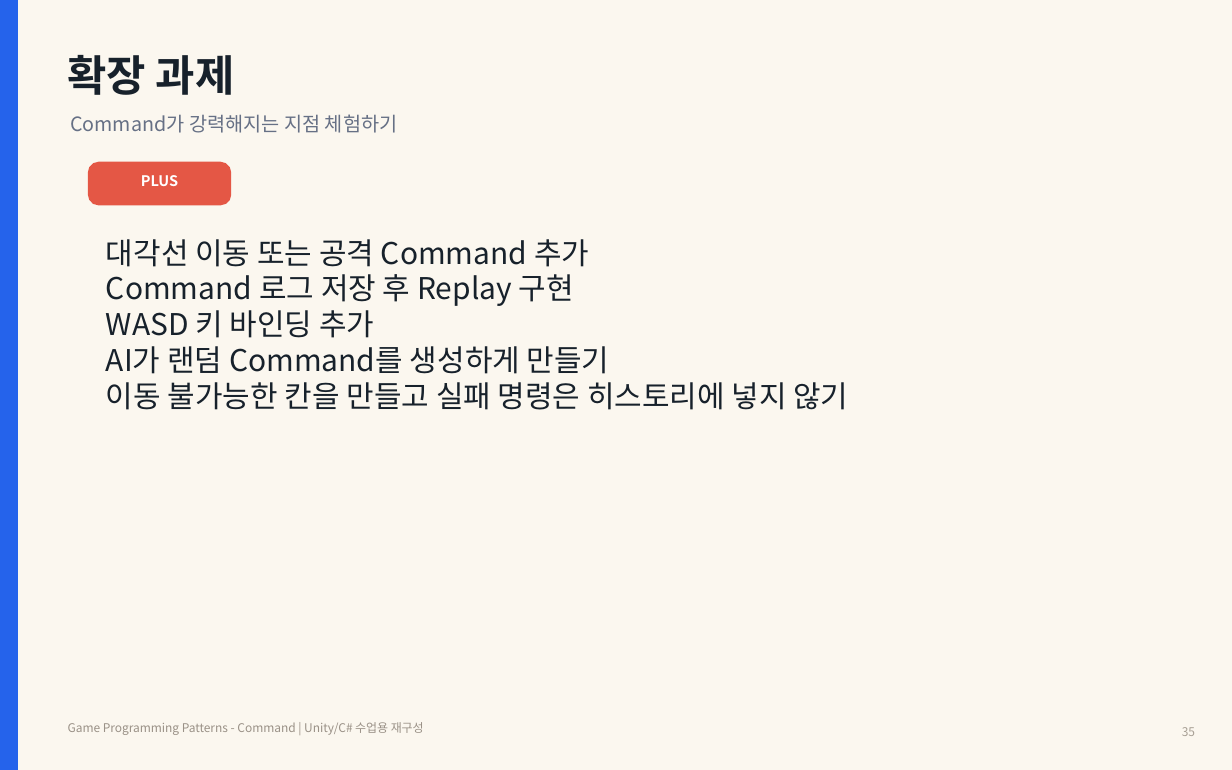
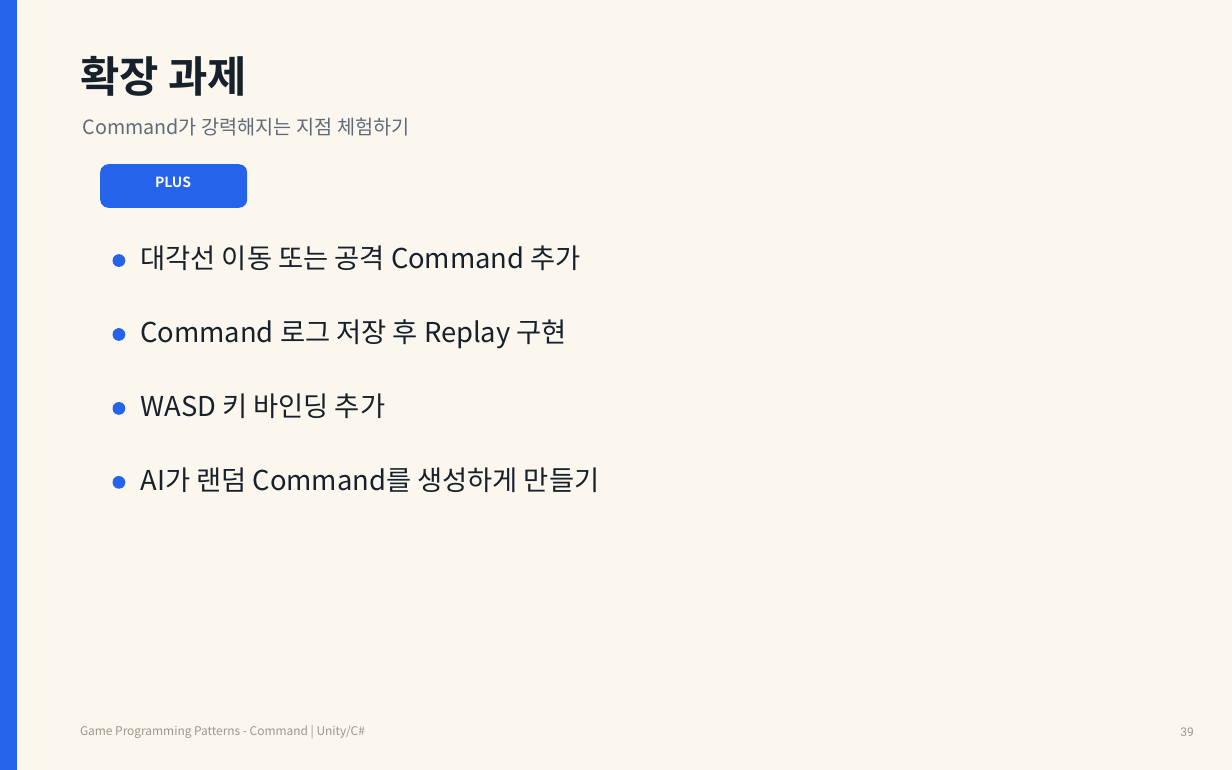
Before and after one commit to Meerkat-GMD/unity-programming-pattern, a slide deck: slide 39 of 강의자료/유니티 프로그래밍 패턴 2차시 - Command Pattern.pptx (slide 33 before the commit). Drawn at 1232x770 pixels with LibreOffice and Linux fonts; fonts in the diff are those of the drawing. Boxes give left, top, right and bottom in pixels: in the first picture for what was removed or moved away, otherwise in the second. Text is boxed around its words. In the diff, an @@ line names an element or a change of style, - is before the commit and + after.

Commit message:
Improve Command Pattern PPT readability

```diff
--- a/강의자료/유니티 프로그래밍 패턴 2차시 - Command Pattern.pptx
+++ b/강의자료/유니티 프로그래밍 패턴 2차시 - Command Pattern.pptx
@@ text "확장 과제": place and size @@
-text "확장 과제" at (68, 55, 235, 95)
+text "확장 과제" at (80, 56, 247, 96)
@@ text "Command가 강력해지는 지점 체험하기": place and size @@
-text "Command가 강력해지는 지점 체험하기" at (70, 114, 397, 133)
+text "Command가 강력해지는 지점 체험하기" at (83, 117, 409, 136)
@@ text "Command가 강력해지는 지점 체험하기" at (83, 117, 409, 136): text colour #667085 to #606B78 @@
@@ rounded rectangle: place and size @@
-rounded rectangle at (89, 163, 230, 205)
+rounded rectangle at (101, 165, 246, 207)
@@ rounded rectangle at (101, 165, 246, 207): fill #E45745 to #2563EB; outline #E45745 1 pt to #2563EB 1 pt; proportions changed @@
@@ text "PLUS": place and size @@
-text "PLUS" at (141, 175, 178, 186)
+text "PLUS" at (155, 176, 191, 187)
@@ text "PLUS" at (155, 176, 191, 187): size 8.5 to 8.2 pt @@
@@ text removed at (106, 239, 848, 410) @@
-대각선 이동 또는 공격 Command 추가
-Command 로그 저장 후 Replay 구현
-WASD 키 바인딩 추가
-AI가 랜덤 Command를 생성하게 만들기
-이동 불가능한 칸을 만들고 실패 명령은 히스토리에 넣지 않기
@@ ellipse added at (113, 255, 124, 266), fill #2563EB, outline #2563EB 1 pt @@
@@ text added at (140, 245, 581, 270), 16 pt, text #17212B @@
+대각선 이동 또는 공격 Command 추가
@@ ellipse added at (113, 329, 124, 340), fill #2563EB, outline #2563EB 1 pt @@
@@ text added at (140, 319, 567, 349), 16 pt, text #17212B @@
+Command 로그 저장 후 Replay 구현
@@ ellipse added at (113, 403, 124, 414), fill #2563EB, outline #2563EB 1 pt @@
@@ text added at (140, 393, 385, 418), 16 pt, text #17212B @@
+WASD 키 바인딩 추가
@@ ellipse added at (113, 477, 124, 488), fill #2563EB, outline #2563EB 1 pt @@
@@ text added at (140, 467, 599, 492), 16 pt, text #17212B @@
+AI가 랜덤 Command를 생성하게 만들기
@@ text at (80, 725, 365, 738): text changed; text colour #9A9187 to #9F968C @@
-Game Programming Patterns - Command | Unity/C# 수업용 재구성
+Game Programming Patterns - Command | Unity/C#
@@ text at (1180, 727, 1193, 736): text changed; font Noto Sans CJK KR to Roboto; text colour #A79F94 to #9F968C @@
-35
+39
```
Also in this commit, not shown: 33 other slides changed, 6 slides added.
